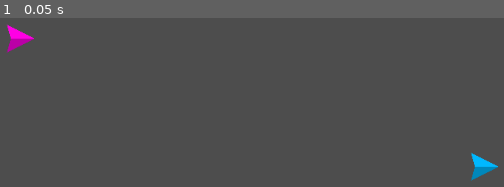
Above: before the commit, frame 1.
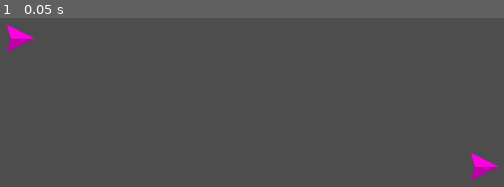
Above: after the commit, the same moment.

Repository: outrightmental/Blockbusters
Game: Godot game, scene res://scenes/main.tscn
Two runs of this game, one before a commit and one after it. Both use one fixed random seed, a clock stepped at 60 frames per second and the inputs below.
Inputs:
- Up to frame 1 (0.05 s): no input

The runs differ from the first frame. In frame 1, 0.4% of the frame differs, in the area x 93-99%, y 79-97%.
Error after the commit: Parse Error: Static function "get_ticks_msec()" not found in base "GDScriptNativeClass". (res://models/ships/ship.gd:105)

Commit message:
wip-- rotation then force after threshold

Diff:
--- a/models/ships/ship.gd
+++ b/models/ships/ship.gd
@@ -27,13 +27,23 @@
 					   "down": Vector2(0, 1),
 				   }
 
-@export var player_num: int = 0
+# keep track of the time when the input was pressed
+var input_start_time : float = 0.0
+
+# whether the input is pressed
+var input_pressed : bool = false
+
+# threshold that's rotation only (strafe) before applying force
+const STRAFE_THRESHOLD: float = 0.2
 
 # Map player_num to textures
 var player_textures: Dictionary = {
 									  1: preload("res://assets/ships/ship1.png"),
 									  2: preload("res://assets/ships/ship2.png")
 								  }
+
+# Player number to identify the ship
+@export var player_num: int = 0
 
 # Called when the node enters the scene tree for the first time.
 func _ready() -> void:
@@ -74,15 +84,33 @@
 #	if Input.is_action_pressed(input_mapping["down"]):
 #		apply_central_force(Vector2(0, FORCE_AMOUNT))
 
+	# Get input vector from which keys are pressed
+	var input_vector: Vector2 = Vector2.ZERO
 	for key in dir_vectors.keys():
-		# Tap to rotate (strafe)
-		if Input.is_action_just_pressed(input_mapping[key]):
-			rotation = dir_vectors[key].angle()
+		if Input.is_action_pressed(input_mapping[key]):
+			input_vector += dir_vectors[key]
 
-		# Hold to move and rotate to velocity
-		if Input.is_action_pressed(input_mapping[key]):
-			apply_central_force(dir_vectors[key] * FORCE_AMOUNT)
-			rotation = linear_velocity.angle()
+	# Normalize the input vector to avoid faster diagonal movement
+	if input_vector.length() > 1:
+		input_vector = input_vector.normalized()
+
+	# Reset input pressed state if no keys are pressed
+	if input_vector == Vector2.ZERO:
+		input_pressed = false
+		input_start_time = 0.0
+	else:
+		# If the input vector is not zero, set the pressed state and start time
+		if not input_pressed:
+			input_pressed = true
+			input_start_time = OS.get_ticks_msec() / 1000.0
+
+	# Apply force in the direction of the input vector
+	if input_vector != Vector2.ZERO:
+		apply_central_force(input_vector * FORCE_AMOUNT)
+
+	# apply / rotate
+#	apply_central_force(dir_vectors[key] * FORCE_AMOUNT)
+#	rotation = linear_velocity.angle()
 
 	# get angle from linear velocity and rotate the ship halfway towards that target
 	var target_angle: float = linear_velocity.angle()
